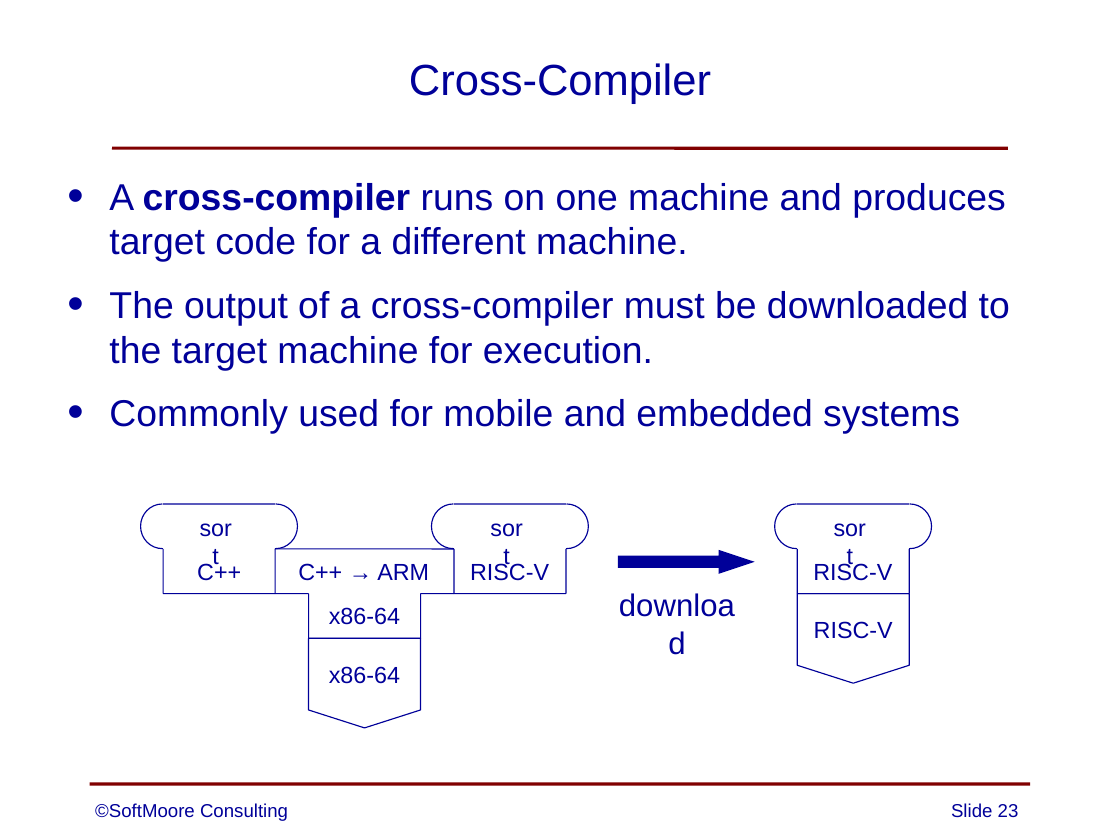
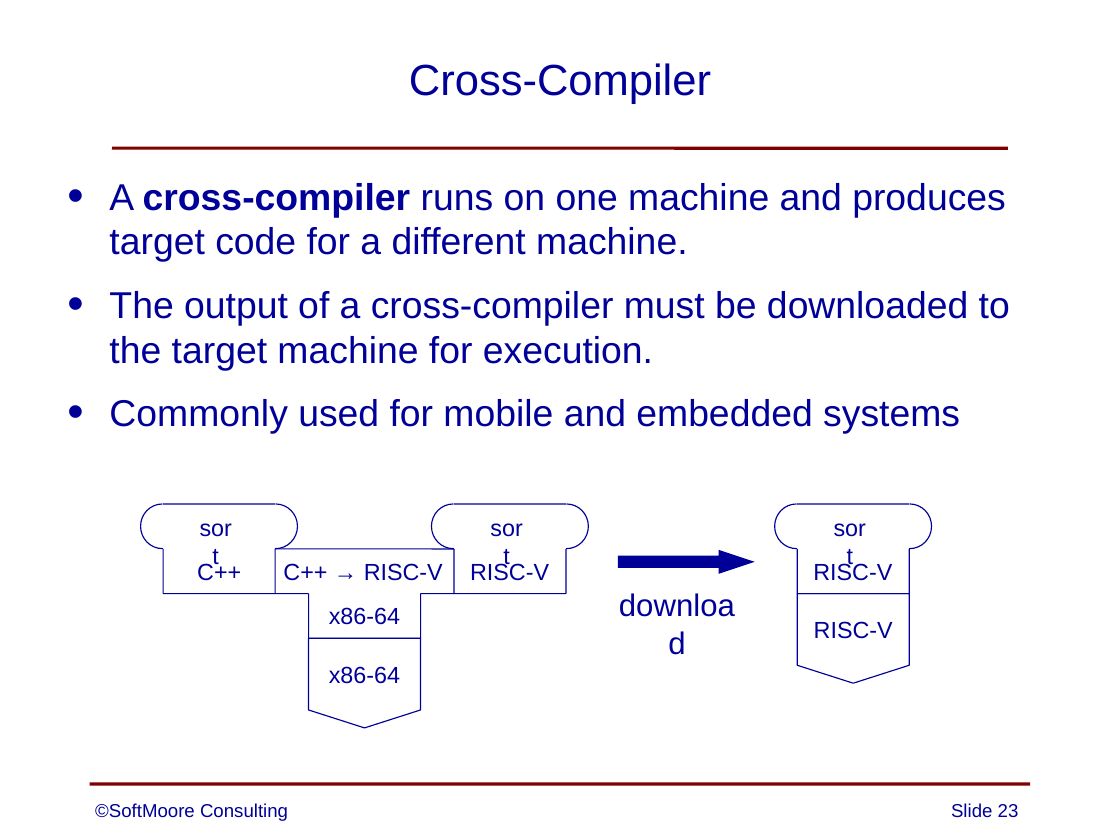
Before and after one commit to SoftMoore/CPRL-Java-3rd, a slide deck: slide 23 of PowerPoints/01 - Overview of Compilers.pptx. Drawn at 1120x840 pixels with LibreOffice and Linux fonts; fonts in the diff are those of the drawing. Boxes give left, top, right and bottom in pixels: in the first picture for what was removed or moved away, otherwise in the second. Text is boxed around its words. In the diff, an @@ line names an element or a change of style, - is before the commit and + after.

```diff
--- a/PowerPoints/01 - Overview of Compilers.pptx
+++ b/PowerPoints/01 - Overview of Compilers.pptx
@@ text at box(283, 563, 443, 581): text changed @@
-C++ → ARM
+C++ → RISC-V
```
Also in this commit, not shown: 1 other slide changed.
